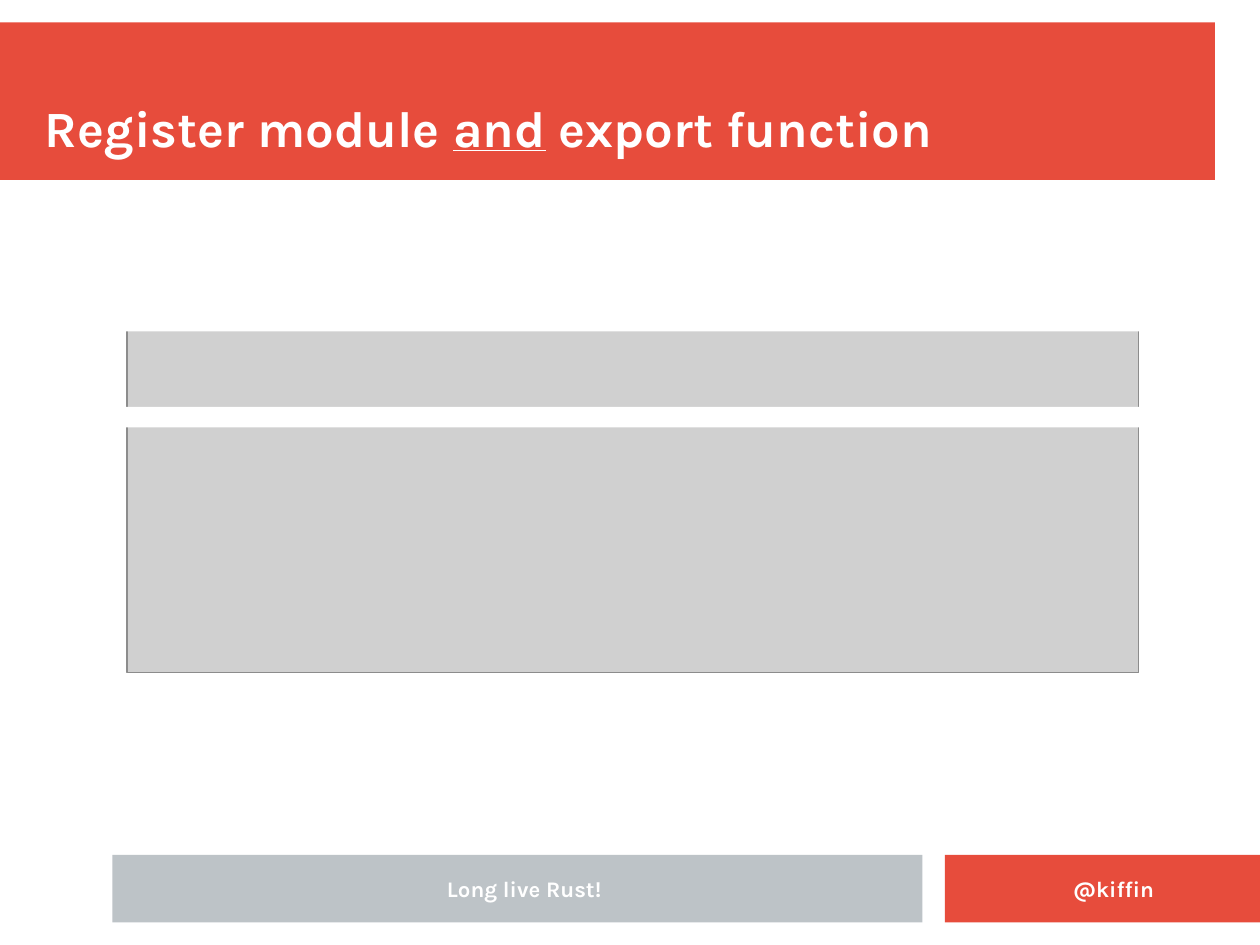
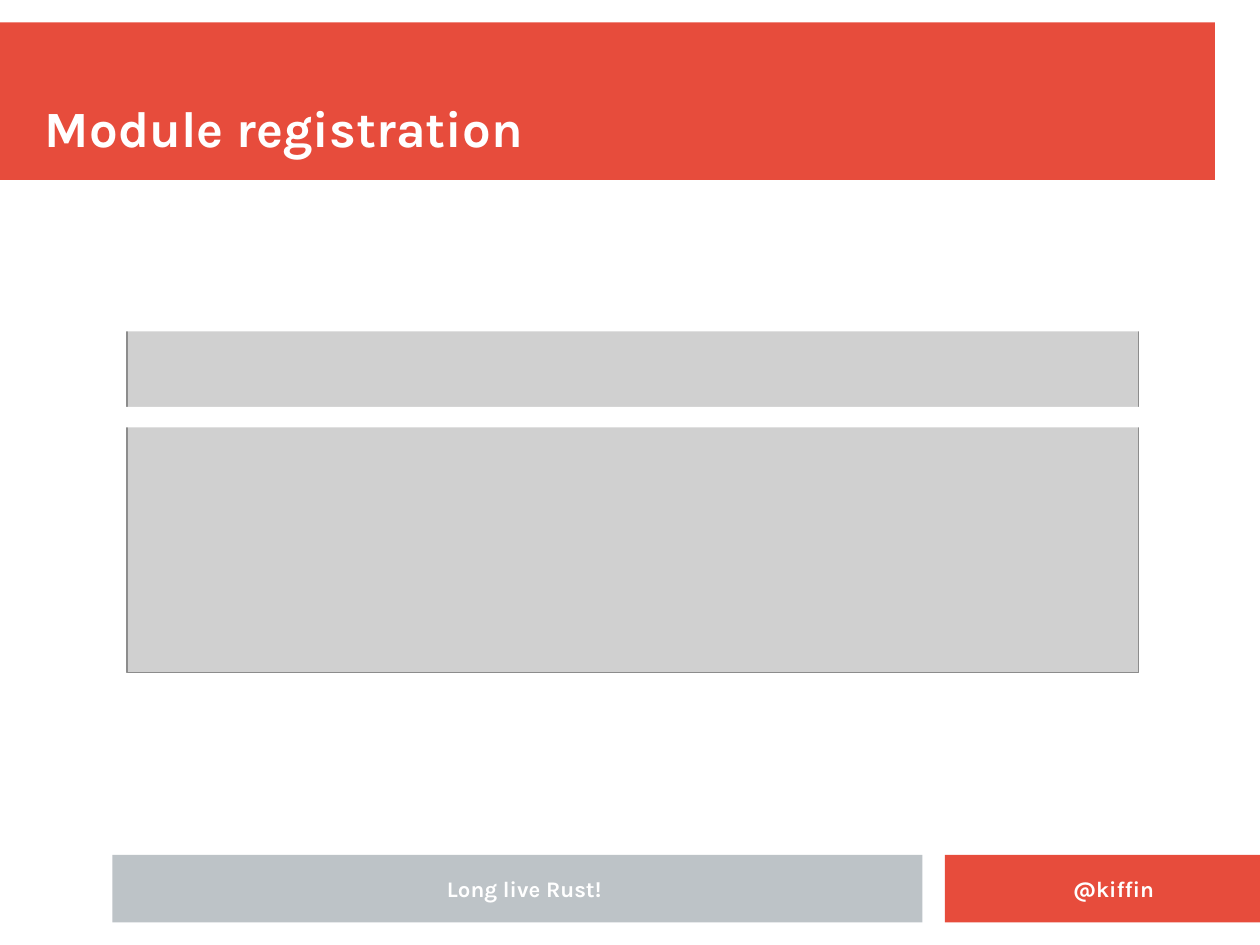
Before and after one commit to kgish/rust-node-addon-template, a slide deck: slide 25 of presentation/Embedding-Rust-in-NodeJS-applications.odp (slide 22 before the commit). Drawn at 1260x945 pixels with LibreOffice and Linux fonts; fonts in the diff are those of the drawing; grey boxes stand for pictures; background and template pictures are left out. Boxes give left, top, right and bottom in pixels: in the first picture for what was removed or moved away, otherwise in the second. Text is boxed around its words. In the diff, an @@ line names an element or a change of style, - is before the commit and + after.

```diff
--- a/presentation/Embedding-Rust-in-NodeJS-applications.odp
+++ b/presentation/Embedding-Rust-in-NodeJS-applications.odp
@@ title at (45,111,523,159): text changed @@
-Register module and export function
+Module registration
```
Also in this commit, not shown: 8 other slides changed, 3 slides added, 1 other file.
